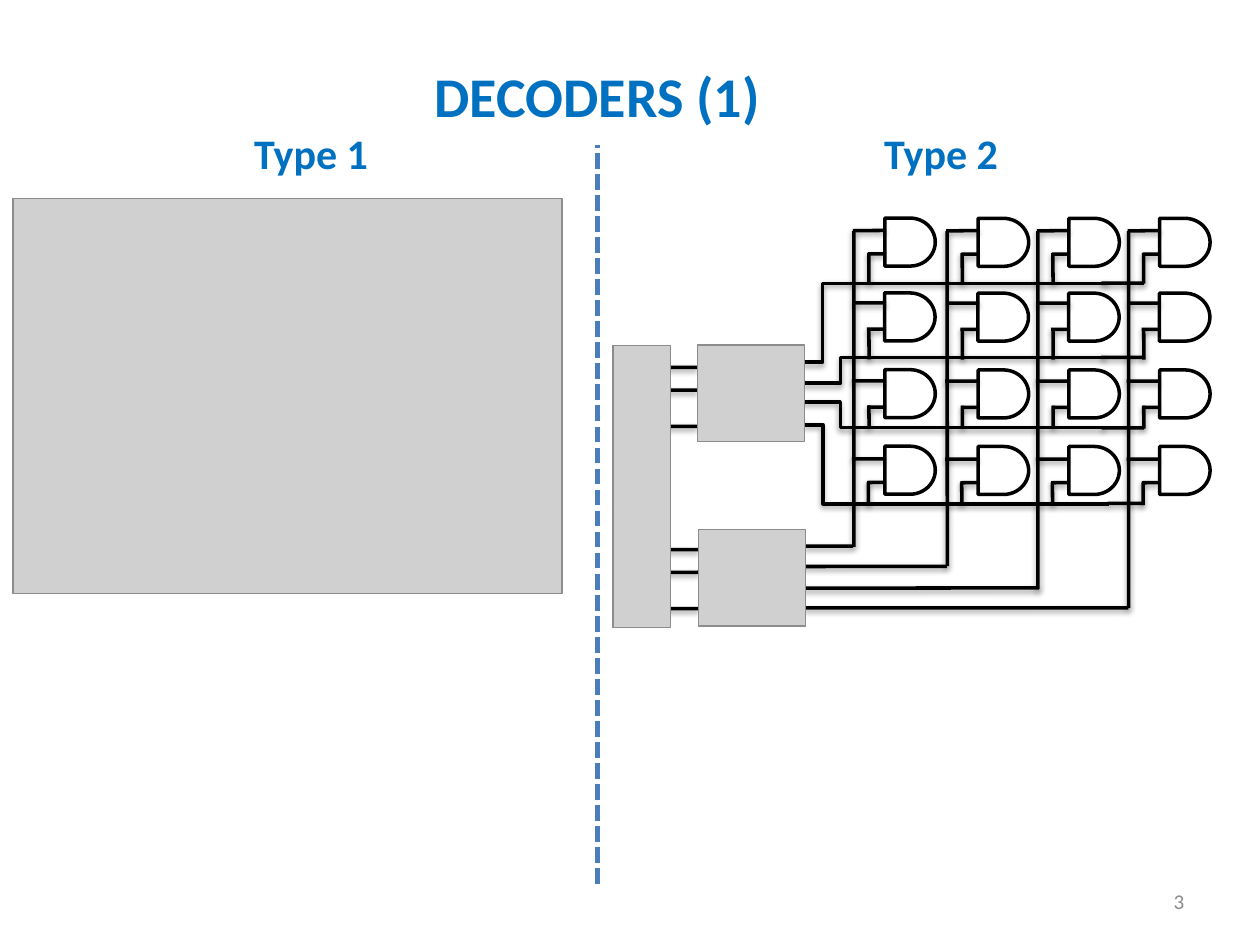
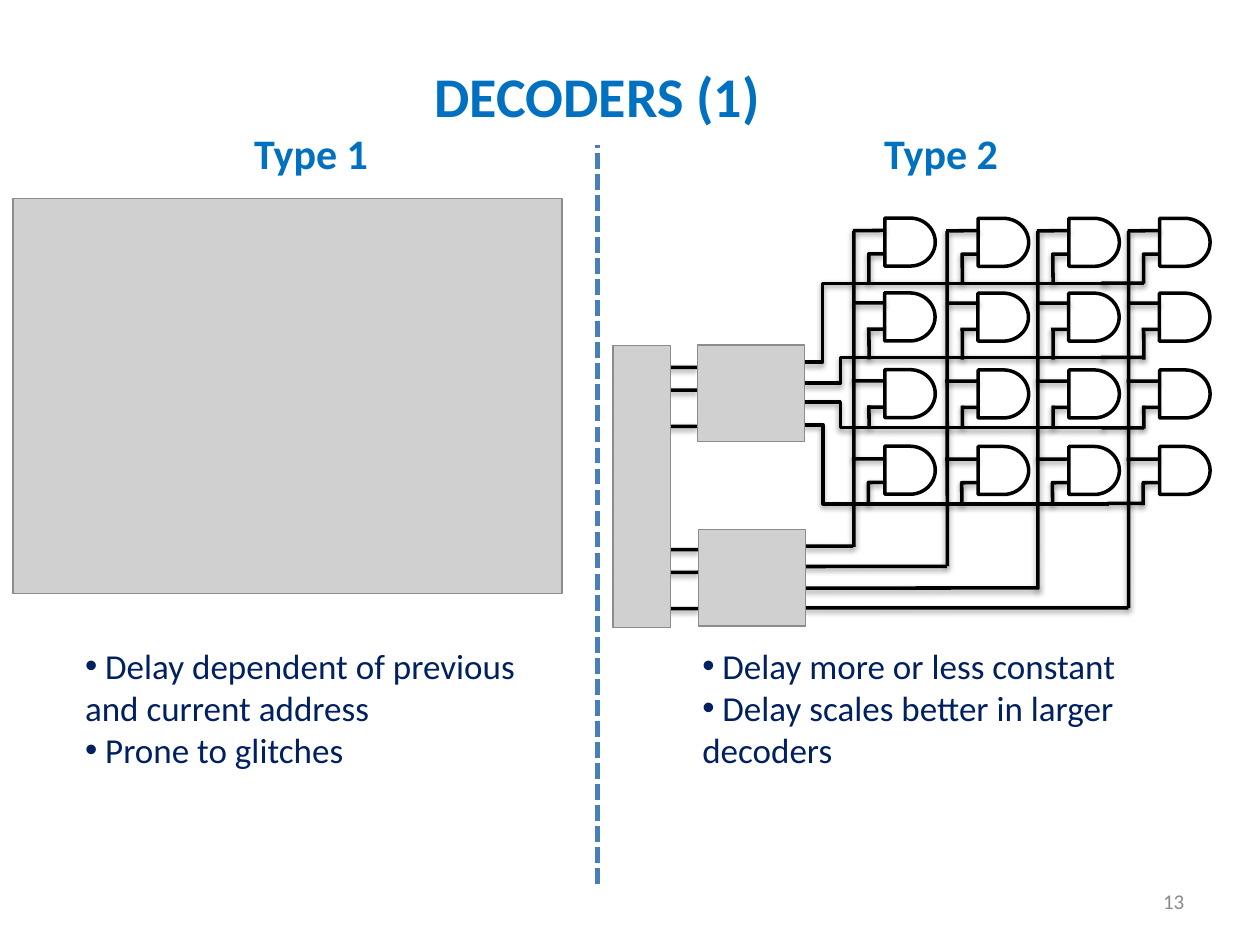
Before and after one commit to alexander-standaert/Thesis-Design-of-RRam, a slide deck: slide 13 of Design/ArchitectureDesign/fig/memory_architecture2.pptx (slide 3 before the commit). Drawn at 1260x945 pixels with LibreOffice and Linux fonts; fonts in the diff are those of the drawing; grey boxes stand for pictures. Boxes give left, top, right and bottom in pixels: in the first picture for what was removed or moved away, otherwise in the second. Text is boxed around its words. In the diff, an @@ line names an element or a change of style, - is before the commit and + after.

```diff
--- a/Design/ArchitectureDesign/fig/memory_architecture2.pptx
+++ b/Design/ArchitectureDesign/fig/memory_architecture2.pptx
@@ text added at [85, 654, 515, 769], 20 pt, text #002060 @@
+• Delay dependent of previous and current address
+• Prone to glitches
@@ text added at [702, 654, 1115, 764], 20 pt, text #002060 @@
+• Delay more or less constant
+• Delay scales better in larger decoders
@@ page number at [1163, 895, 1184, 909]: text changed @@
-3
+13
```
Also in this commit, not shown: 3 other slides changed, 13 slides added, 8 slides removed, 20 other files.
